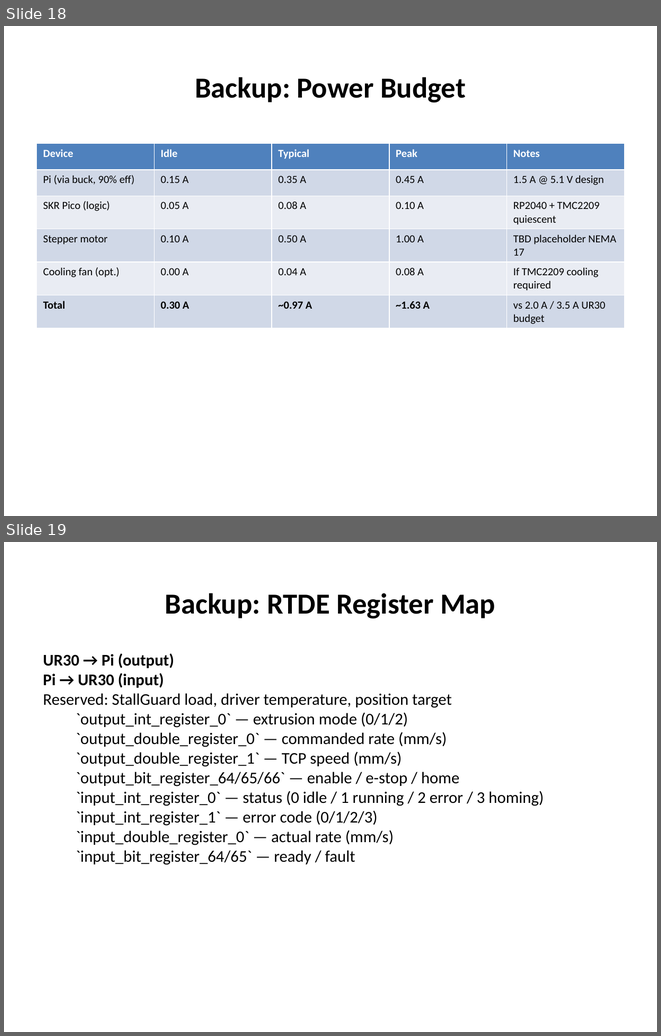
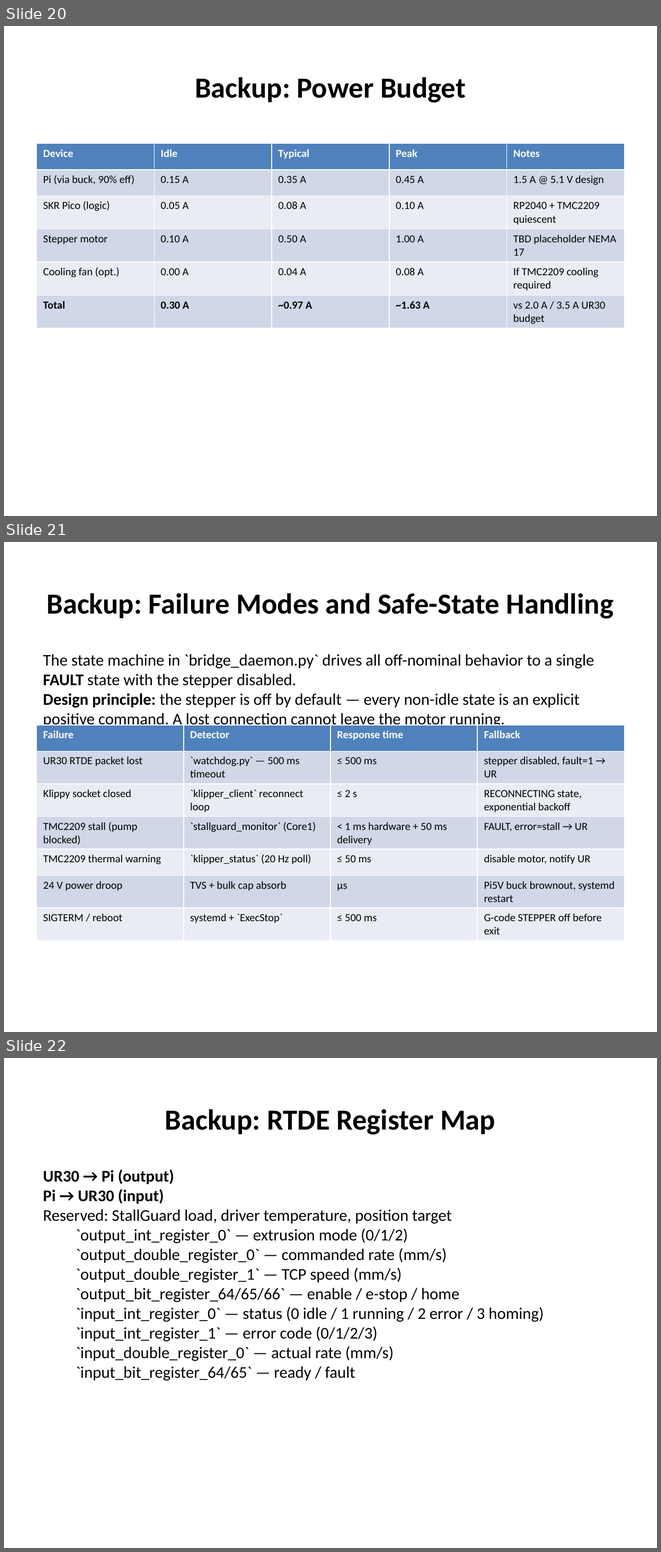
Before and after one commit to wrbell/W26-Cobot-Axis, a slide deck: reports/turn-in/presentation/presentation.pptx. Shown one above the other, each under a label of ours: slides 18 and 19 before the commit, slides 20, 21 and 22 after it. The pictures are 661x1036 and 661x1552 pixels, drawn with LibreOffice and Linux fonts; fonts in the diff are those of the drawing. Boxes give left, top, right and bottom in pixels: in the first picture for what was removed or moved away, otherwise in the second. Text is boxed around its words. In the diff, an @@ line names an element or a change of style, - is before the commit and + after.

```diff
--- a/reports/turn-in/presentation/presentation.pptx
+++ b/reports/turn-in/presentation/presentation.pptx
@@ slide 21 added at box(4, 542, 657, 1032), background #FFFFFF @@
@@ title added at box(46, 593, 614, 619), 32 pt, text #000000, bold @@
+Backup: Failure Modes and Safe-State Handling
@@ text added at box(43, 654, 594, 729), 18 pt, text #000000 @@
+The state machine in `bridge_daemon.py` drives all off-nominal behavior to a single FAULT state with the stepper disabled.
+Design principle: the stepper is off by default — every non-idle state is an explicit positive command. A lost connection cannot leave the motor running.
@@ table added at box(37, 725, 624, 936), 7 rows, 4 columns @@
+Failure | Detector | Response time | Fallback
+UR30 RTDE packet lost | `watchdog.py` — 500 ms timeout | ≤ 500 ms | stepper disabled, fault=1 → UR
+Klippy socket closed | `klipper_client` reconnect loop | ≤ 2 s | RECONNECTING state, exponential backoff
+TMC2209 stall (pump blocked) | `stallguard_monitor` (Core1) | < 1 ms hardware + 50 ms delivery | FAULT, error=stall → UR
+TMC2209 thermal warning | `klipper_status` (20 Hz poll) | ≤ 50 ms | disable motor, notify UR
+24 V power droop | TVS + bulk cap absorb | µs | Pi5V buck brownout, systemd restart
+SIGTERM / reboot | systemd + `ExecStop` | ≤ 500 ms | G-code STEPPER off before exit
@@ what was slide 18 is now slide 20 @@
@@ what was slide 19 is now slide 22 @@
```
Also in this commit, not shown: 1 slide changed, 2 other slides added, 14 other files.
